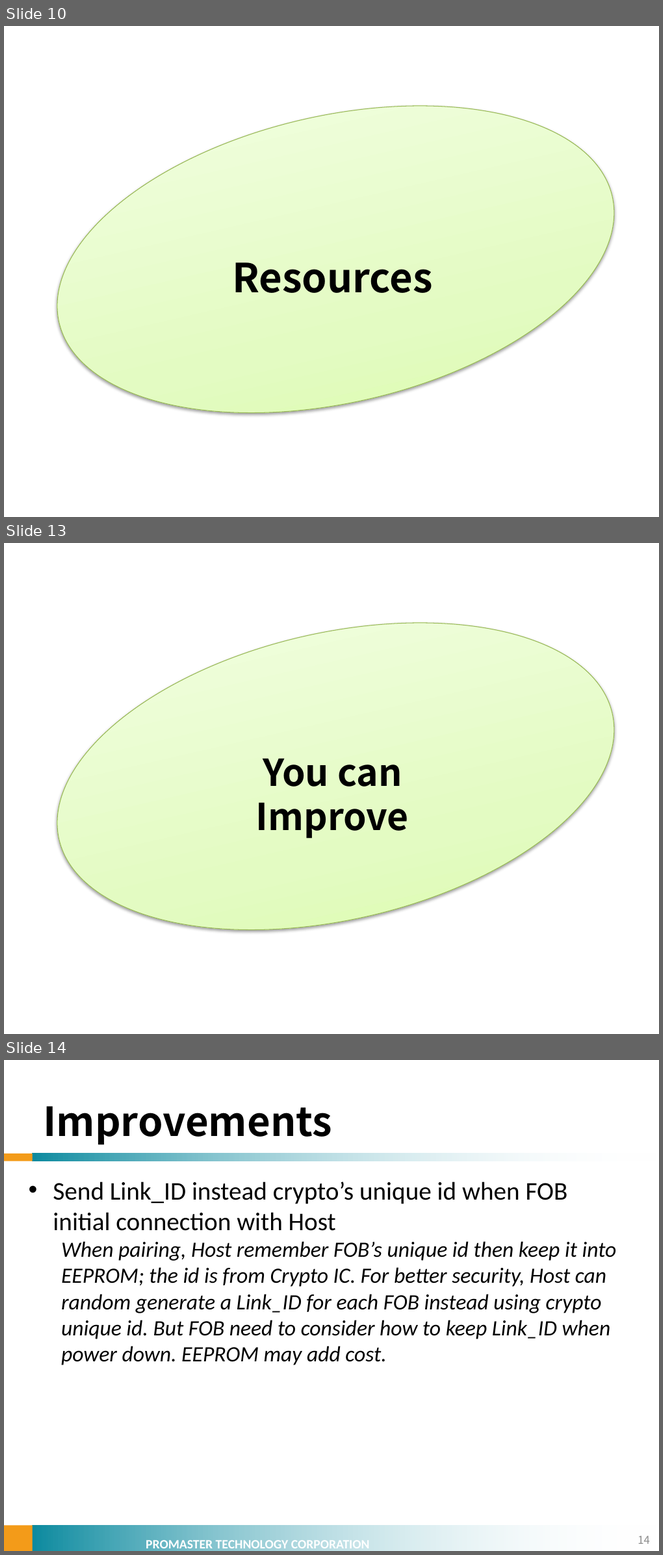
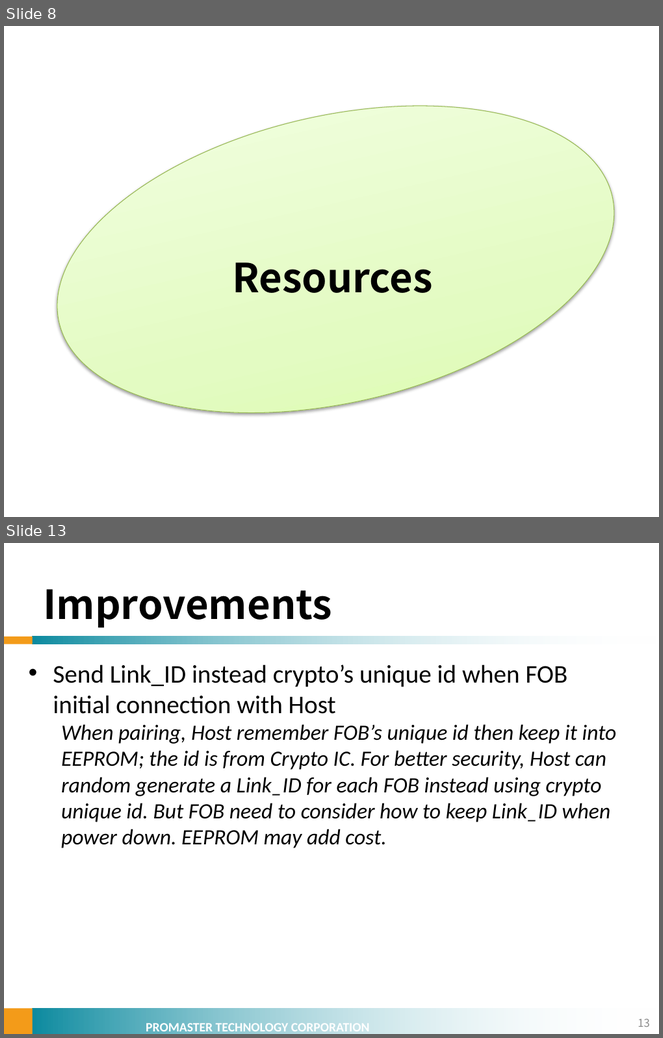
Before and after one commit to marten619/RemoteController, a slide deck: PPT/Secure Remote Control Introduction v1.pptx. Shown one above the other, each under a label of ours: slides 10, 13 and 14 before the commit, slides 8 and 13 after it; the slides between them are not shown. The pictures are 663x1555 and 663x1038 pixels, drawn with LibreOffice and Linux fonts; fonts in the diff are those of the drawing; background and template pictures are left out. Boxes give left, top, right and bottom in pixels: in the first picture for what was removed or moved away, otherwise in the second. Text is boxed around its words. In the diff, an @@ line names an element or a change of style, - is before the commit and + after.

```diff
--- a/PPT/Secure Remote Control Introduction v1.pptx
+++ b/PPT/Secure Remote Control Introduction v1.pptx
@@ slide 13 removed at box(4, 543, 659, 1034), background #FFFFFF @@
@@ ellipse removed at box(27, 574, 644, 980) @@
@@ text removed at box(256, 758, 409, 839) @@
-You can Improve
@@ what was slide 10 is now slide 8 @@
@@ what was slide 14 is now slide 13 @@
@@ page number at box(638, 1019, 650, 1027): text changed @@
-14
+13
```
Also in this commit, not shown: 5 slides changed, 1 slide added, 1 other slide removed, 1 other file.
